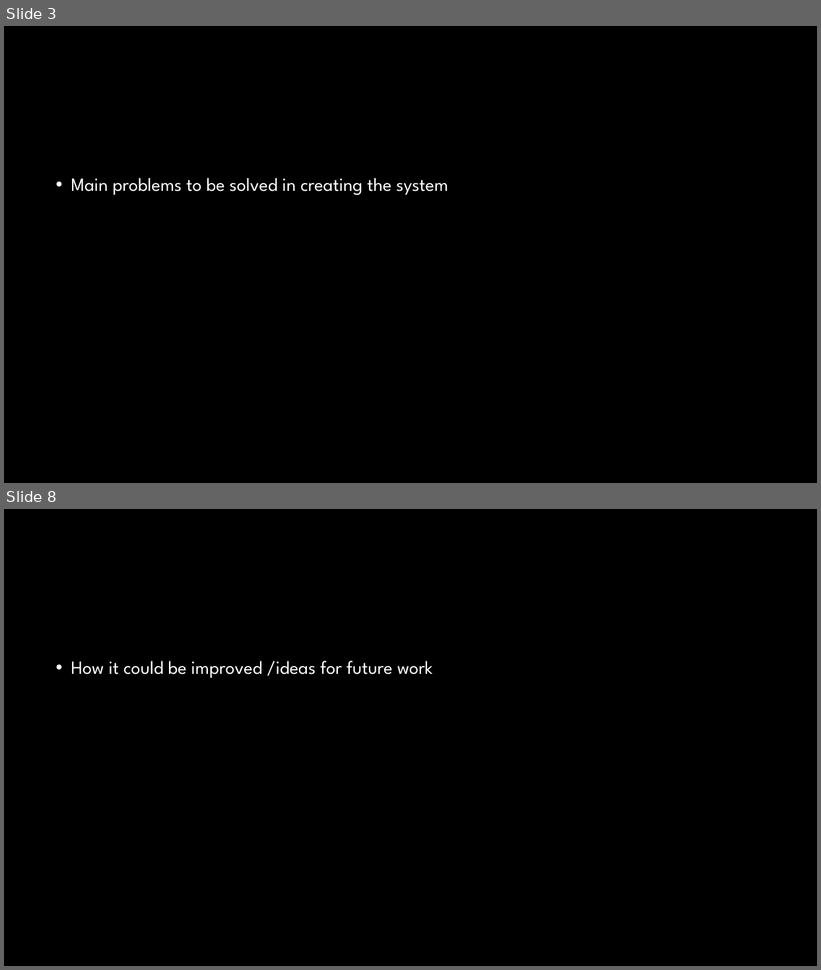
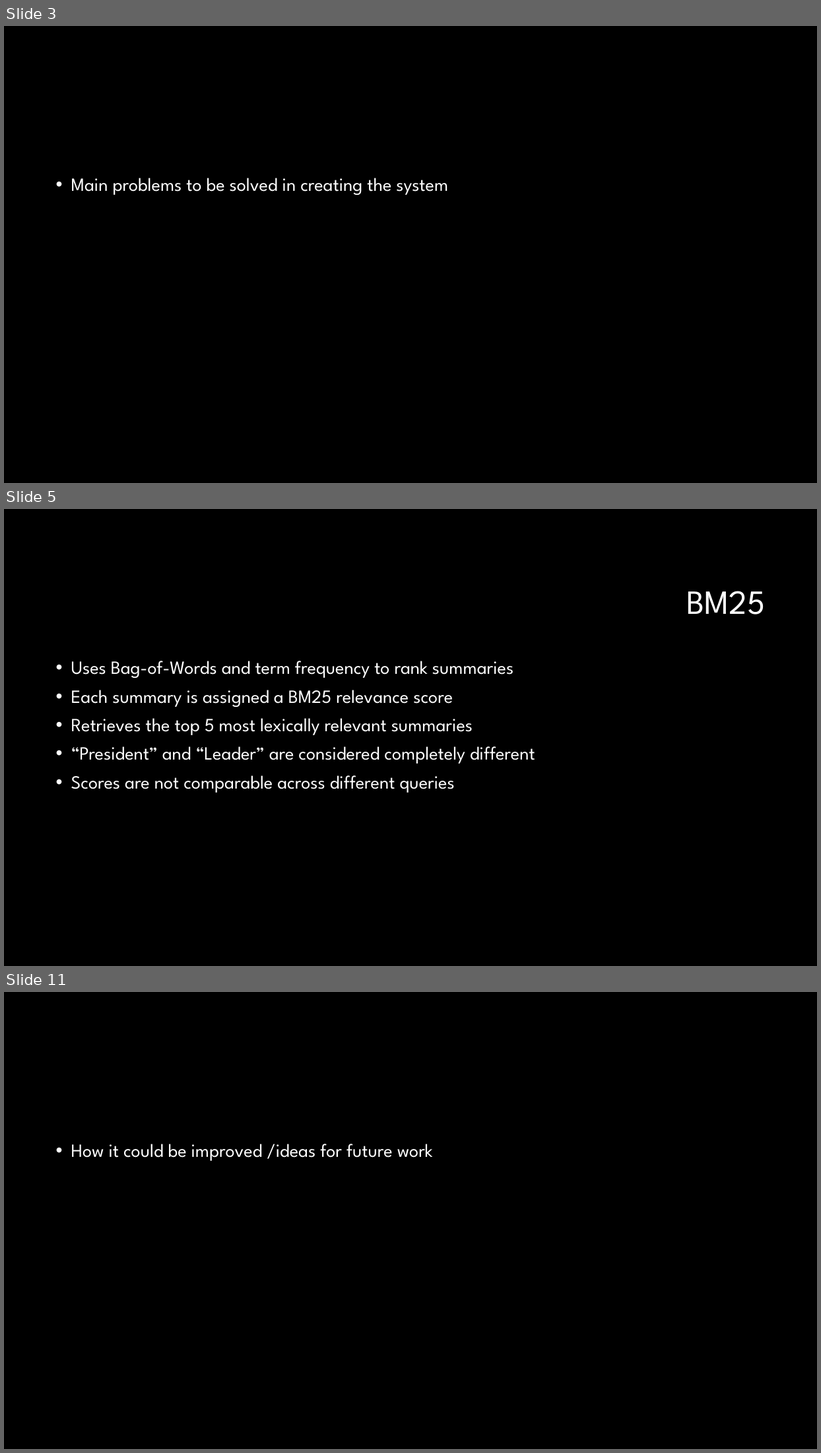
Before and after one commit to Crimson-Scot96/Conversational-AI, a slide deck: set10120_cw2_presentation.pptx. Shown one above the other, each under a label of ours: slides 3 and 8 before the commit, slides 3, 5 and 11 after it; the slides between them are not shown. The pictures are 821x970 and 821x1453 pixels, drawn with LibreOffice and Linux fonts; fonts in the diff are those of the drawing; background and template pictures are left out. Boxes give left, top, right and bottom in pixels: in the first picture for what was removed or moved away, otherwise in the second. Text is boxed around its words. In the diff, an @@ line names an element or a change of style, - is before the commit and + after.

```diff
--- a/set10120_cw2_presentation.pptx
+++ b/set10120_cw2_presentation.pptx
@@ slide 5 added at (4,509,817,966), background #000000 @@
@@ title added at (686,591,765,615), 40 pt, text #FFFFFF @@
+BM25
@@ text added at (71,661,535,793), 22 pt, text #FFFFFF @@
+• Uses Bag-of-Words and term frequency to rank summaries
+• Each summary is assigned a BM25 relevance score
+• Retrieves the top 5 most lexically relevant summaries
+• “President” and “Leader” are considered completely different
+• Scores are not comparable across different queries
@@ what was slide 8 is now slide 11 @@
```
Also in this commit, not shown: 6 other slides added, 4 slides removed.
